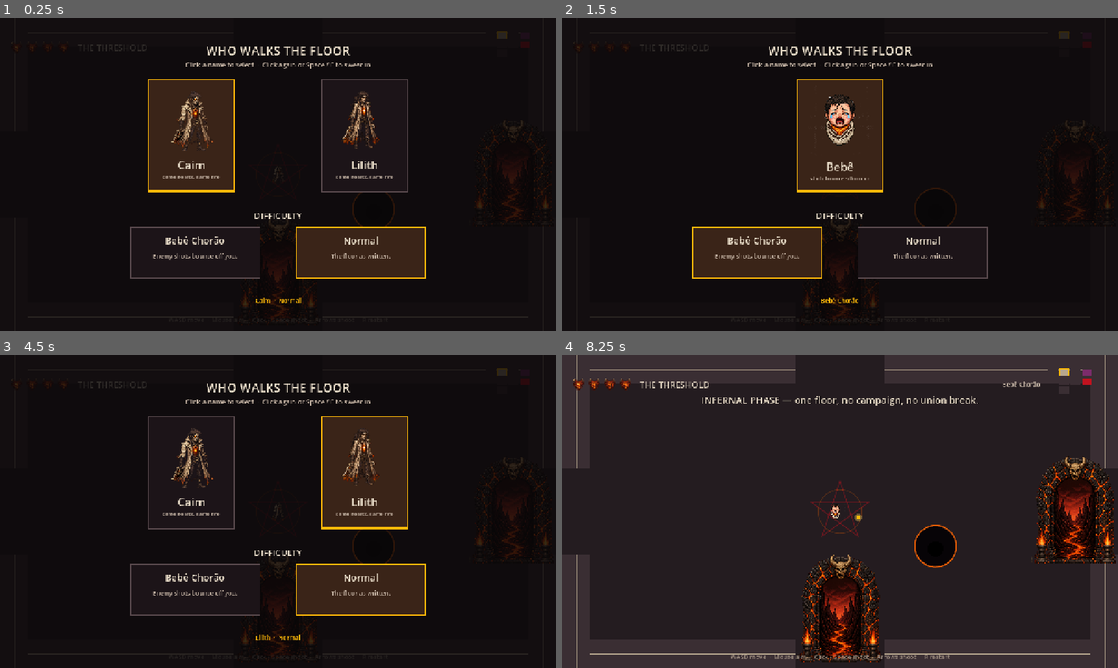
Above: before the commit, frames 1-4 (two rows, left to right).
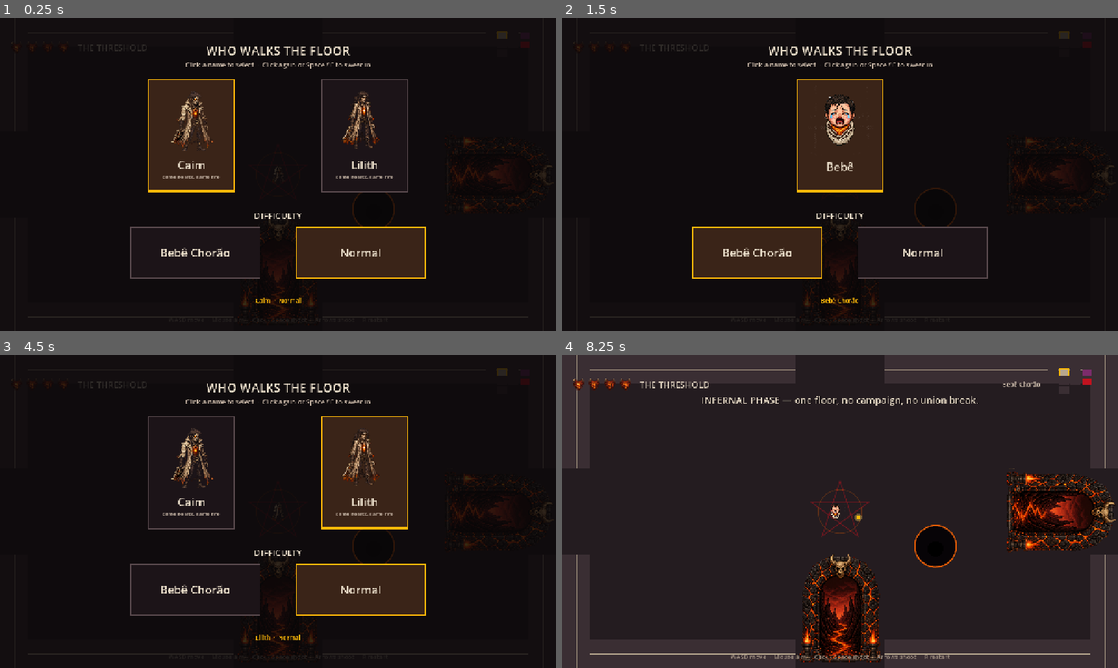
Above: after the commit, the same moments.

Repository: camiloprado/InfernalPhase
Game: Godot game, scene res://scenes/floor.tscn
Two runs of this game, one before a commit and one after it. Both use one fixed random seed, a clock stepped at 60 frames per second and the inputs below.
Inputs (mouse positions are in pixels of both pictures, inside the frame that each line leads up to):
- Up to frame 1 (0.25 s): no input
- Up to frame 2 (1.5 s): click "Bebê Chorão" at 0.5 s; click "Bebê" at 1.25 s
- Up to frame 3 (4.5 s): click "Normal" at 2 s; click "Normal" at 2.75 s; click "Caim" at 3.5 s; click "Lilith" at 4.25 s
- Up to frame 4 (8.25 s): tap A (move_left) every 0.75 s from 5 to 8 s; move the mouse to (962, 495) at 5.02 s; hold D (move_right) 5.03-5.78 s; tap Down (aim_down) at 5.1 s; click (962, 495) at 5.17 s; move the mouse to (728, 527) at 5.77 s; hold S (move_down) 5.78-6.53 s; tap Left (aim_left) at 5.85 s; click (728, 527) at 5.92 s; move the mouse to (895, 442) at 6.52 s; hold D (move_right) 6.53-7.28 s; tap Right (aim_right) at 6.6 s; click (895, 442) at 6.67 s; move the mouse to (812, 574) at 7.27 s; hold W (move_up) 7.28-8.03 s; tap Up (aim_up) at 7.35 s; click (812, 574) at 7.42 s; move the mouse to (1006, 558) at 8.02 s; hold A (move_left) from 8.03 s (still down); hold E (interact) from 8.03 s (still down); click (1006, 558) at 8.17 s

The runs differ from the first frame. In frame 1, 1.2% of the frame differs, in the area x 27-100%, y 32-96%; in frame 2, 1.3%; in frame 3, 1.2%; in frame 4, 4.7%, in the area x 42-100%, y 32-99%.

Commit message:
Drop difficulty blurbs and sit door arches on the correct axis.
Start cards keep only Bebê Chorão / Normal. Side doors rotate 90° so
the doors.png arch spans the vertical opening instead of pasting an
upright N/S portal on E/W walls. Owner-only art and 1px atlas inset
stay so neighbors do not stack a second frame.

Co-authored-by: camilovgprado21 <camilovgprado21@gmail.com>

Diff:
--- a/scripts/room.gd
+++ b/scripts/room.gd
@@ -414,7 +414,14 @@
 
 
 func _door_atlas(k: Kind, blocked: bool) -> AtlasTexture:
-	return Sprites.cell(DOOR_SHEET, 4, 2, _door_col(k), 1 if blocked else 0)
+	var at := Sprites.cell(DOOR_SHEET, 4, 2, _door_col(k), 1 if blocked else 0)
+	if at == null:
+		return null
+	# 1px inset so a 90° rotate cannot sample the next sheet cell.
+	var r := at.region
+	if r.size.x > 2.0 and r.size.y > 2.0:
+		at.region = Rect2(r.position + Vector2(1, 1), r.size - Vector2(2, 2))
+	return at
 
 
 func _door_inward(dir: int) -> Vector2:
@@ -442,14 +449,22 @@
 		spr.texture = atlas
 		spr.centered = true
 		spr.texture_filter = CanvasItem.TEXTURE_FILTER_NEAREST
+		# Sheet cells are portrait (arch spans X). N/S stay upright. E/W rotate
+		# so the arch spans the vertical opening — not an N/S portal glued on.
+		var opening := maxf(rect.size.x, rect.size.y)
+		var along := opening / maxf(cell.x, 1.0)
+		spr.scale = Vector2(along, along)
+		match dir:
+			Dir.E:
+				spr.rotation = PI * 0.5
+			Dir.W:
+				spr.rotation = -PI * 0.5
+			_:
+				spr.rotation = 0.0
 		spr.position = rect.position + rect.size * 0.5
-		var opening := maxf(rect.size.x, rect.size.y)
-		var s := opening / maxf(cell.x, 1.0)
-		spr.scale = Vector2(s, s)
-		var vis_h := cell.y * s
-		var vis_w := cell.x * s
-		var toward := vis_h if dir == Dir.N or dir == Dir.S else vis_w
-		var inset := maxf(toward * 0.5 - Game.WALL * 0.5, 0.0)
+		# Original cell height is the doorway depth on every facing after rotate.
+		var depth := cell.y * along
+		var inset := maxf(depth * 0.5 - Game.WALL * 0.5, 0.0)
 		spr.position += _door_inward(dir) * inset
 		spr.z_index = 3
 		add_child(spr)
--- a/scripts/run_pick.gd
+++ b/scripts/run_pick.gd
@@ -49,8 +49,8 @@
 	_lilith_btn = _card(root, LILITH_RECT, "Lilith", "same hearts, same fire", func() -> void: _on_body(Game.Body.LILITH), false)
 	_bebe_card = _bebe_portrait(root, BEBE_RECT)
 	_label(root, Vector2(0, 440), Vector2(1280, 28), "DIFFICULTY", Palette.BONE, 20)
-	_baby_btn = _diff_card(root, BABY_DIFF_RECT, "Bebê Chorão", "Enemy shots bounce off you.", func() -> void: _on_diff(Game.Difficulty.BABY))
-	_normal_btn = _diff_card(root, NORMAL_DIFF_RECT, "Normal", "The floor as written.", func() -> void: _on_diff(Game.Difficulty.NORMAL))
+	_baby_btn = _diff_card(root, BABY_DIFF_RECT, "Bebê Chorão", func() -> void: _on_diff(Game.Difficulty.BABY))
+	_normal_btn = _diff_card(root, NORMAL_DIFF_RECT, "Normal", func() -> void: _on_diff(Game.Difficulty.NORMAL))
 	_hint = _label(root, Vector2(0, 640), Vector2(1280, 28), "", Palette.EMBER_HOT, 14)
 	_refresh()
 	_preview_music()
@@ -116,31 +116,22 @@
 		art.mouse_filter = Control.MOUSE_FILTER_IGNORE
 		art.draw.connect(func() -> void: _draw_bebe(art))
 		btn.add_child(art)
-	_caption(btn, "Bebê", "shots bounce · choro on", 184)
+	_caption(btn, "Bebê", "", 184)
 	return btn
 
 
-func _diff_card(parent: Node, rect: Rect2, caption: String, blurb: String, on_click: Callable) -> Control:
+func _diff_card(parent: Node, rect: Rect2, caption: String, on_click: Callable) -> Control:
 	var btn := _shell(parent, rect, on_click)
 	var name := Label.new()
 	name.text = caption
-	name.position = Vector2(12, 16)
-	name.size = Vector2(rect.size.x - 24.0, 36)
+	name.position = Vector2(12, 0)
+	name.size = Vector2(rect.size.x - 24.0, rect.size.y)
 	name.horizontal_alignment = HORIZONTAL_ALIGNMENT_CENTER
-	name.add_theme_font_size_override("font_size", 22)
+	name.vertical_alignment = VERTICAL_ALIGNMENT_CENTER
+	name.add_theme_font_size_override("font_size", 26)
 	name.add_theme_color_override("font_color", Palette.BONE)
 	name.mouse_filter = Control.MOUSE_FILTER_IGNORE
 	btn.add_child(name)
-	var sub := Label.new()
-	sub.text = blurb
-	sub.position = Vector2(16, 58)
-	sub.size = Vector2(rect.size.x - 32.0, 44)
-	sub.horizontal_alignment = HORIZONTAL_ALIGNMENT_CENTER
-	sub.autowrap_mode = TextServer.AUTOWRAP_WORD_SMART
-	sub.add_theme_font_size_override("font_size", 14)
-	sub.add_theme_color_override("font_color", Palette.UI_DIM)
-	sub.mouse_filter = Control.MOUSE_FILTER_IGNORE
-	btn.add_child(sub)
 	return btn
 
 
@@ -175,6 +166,8 @@
 	name.add_theme_color_override("font_color", Palette.BONE)
 	name.mouse_filter = Control.MOUSE_FILTER_IGNORE
 	btn.add_child(name)
+	if blurb.is_empty():
+		return
 	var sub := Label.new()
 	sub.text = blurb
 	sub.position = Vector2(8, name_y + 36.0)
